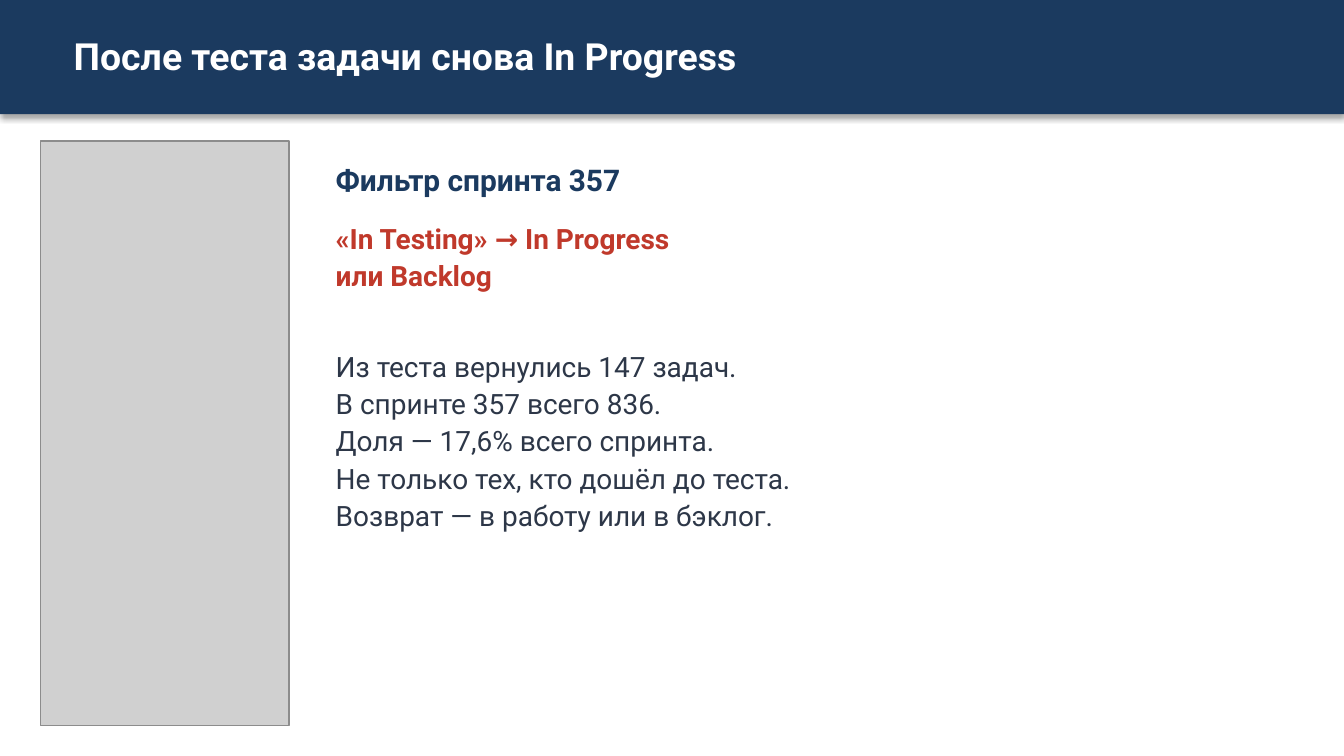
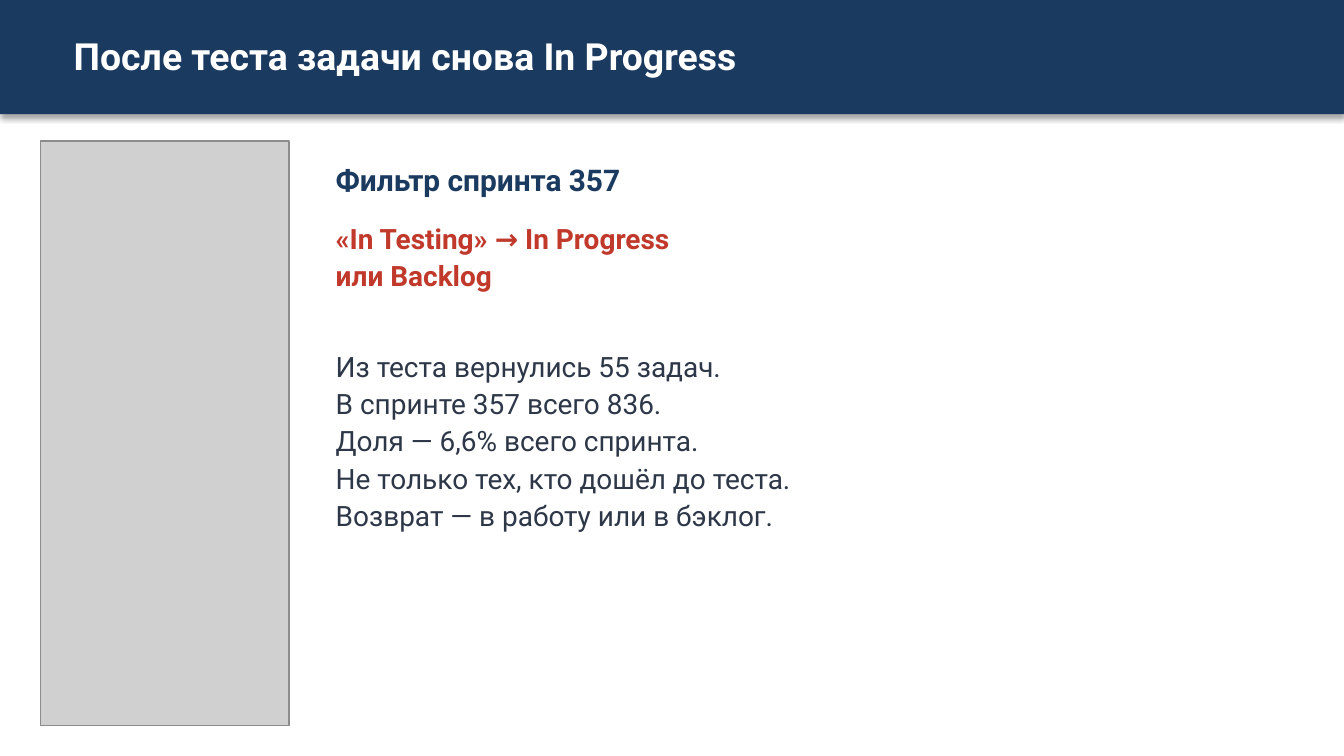
Before and after one commit to camelot270/otus_work, a slide deck: slide 9 of docs/Zashita_proekta_Skvoznoe_planirovanie.pptx. Drawn at 1344x756 pixels with LibreOffice and Linux fonts; fonts in the diff are those of the drawing; grey boxes stand for pictures. Boxes give left, top, right and bottom in pixels: in the first picture for what was removed or moved away, otherwise in the second. Text is boxed around its words. In the diff, an @@ line names an element or a change of style, - is before the commit and + after.

```diff
--- a/docs/Zashita_proekta_Skvoznoe_planirovanie.pptx
+++ b/docs/Zashita_proekta_Skvoznoe_planirovanie.pptx
@@ text at (336,357,721,383): text changed @@
-Из теста вернулись 147 задач.
+Из теста вернулись 55 задач.
@@ text at (336,431,699,457): text changed @@
-Доля — 17,6% всего спринта.
+Доля — 6,6% всего спринта.
```
Also in this commit, not shown: 3 other slides changed.
